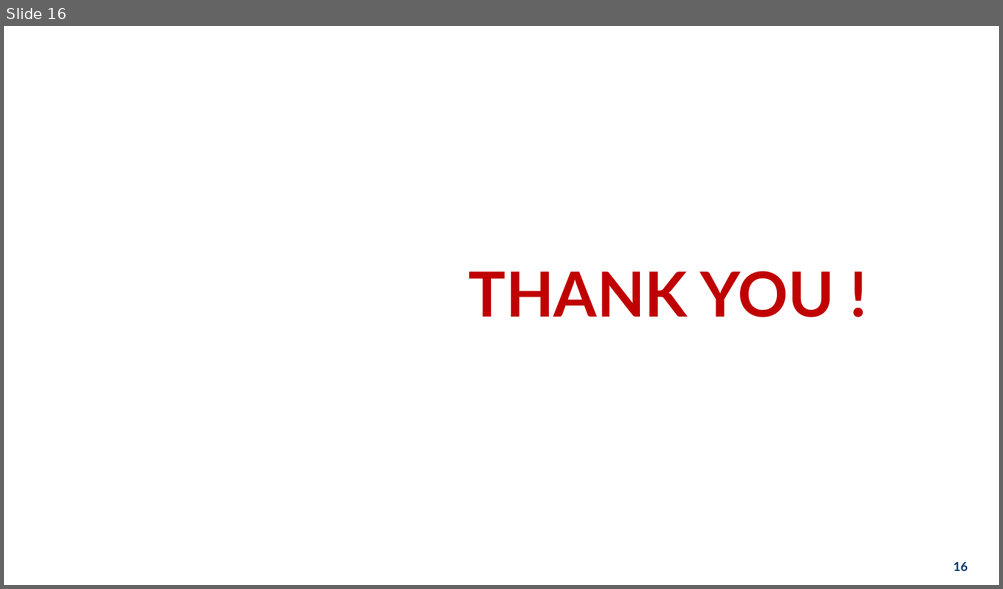
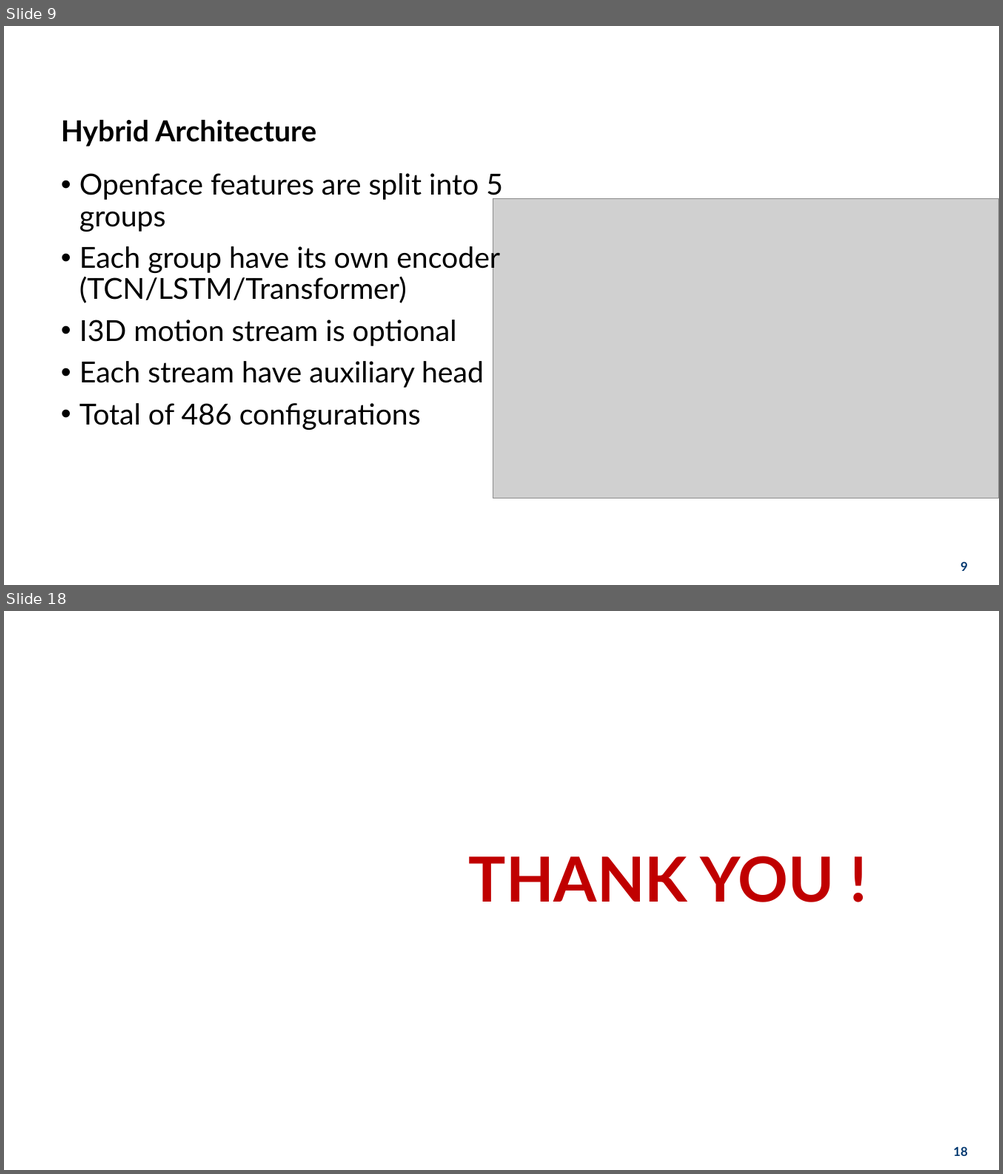
Before and after one commit to hoa2004st/CNN-in-CMOSE, a slide deck: documents/presentation/thesis.pptx. Shown one above the other, each under a label of ours: slide 16 before the commit, slides 9 and 18 after it; the slides between them are not shown. The pictures are 1003x589 and 1003x1174 pixels, drawn with LibreOffice and Linux fonts; fonts in the diff are those of the drawing; grey boxes stand for pictures; background and template pictures are left out. Boxes give left, top, right and bottom in pixels: in the first picture for what was removed or moved away, otherwise in the second. Text is boxed around its words. In the diff, an @@ line names an element or a change of style, - is before the commit and + after.

```diff
--- a/documents/presentation/thesis.pptx
+++ b/documents/presentation/thesis.pptx
@@ slide 9 added at [4,26,999,585], background picture (left out) @@
@@ title added at [31,35,971,70], 28 pt, text #FFFFFF, bold @@
+3. Methodology
@@ text added at [817,35,971,70], 28 pt, text #FFFFFF, bold @@
+(3/3)
@@ text added at [61,120,316,147], 28 pt, text #000000, bold @@
+Hybrid Architecture
@@ text added at [79,173,503,430], 28 pt, text #000000 @@
+• Openface features are split into 5 groups
+• Each group have its own encoder (TCN/LSTM/Transformer)
+• I3D motion stream is optional
+• Each stream have auxiliary head
+• Total of 486 configurations
@@ picture added at [492,198,999,498] @@
@@ page number added at [960,562,967,571], 12 pt, text #00376F, bold @@
+9
@@ what was slide 16 is now slide 18 @@
@@ page number at [953,1147,967,1156]: text changed @@
-16
+18
```
Also in this commit, not shown: 11 slides changed, 5 other slides added, 2 slides removed, 2 other files.
